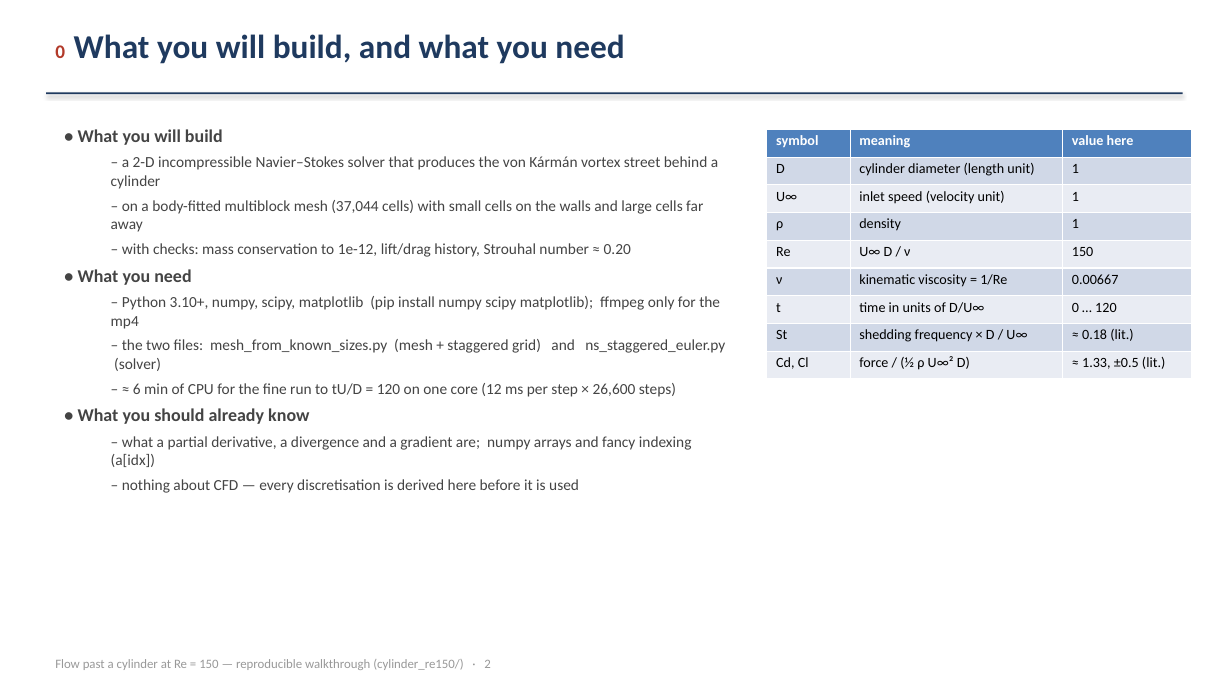
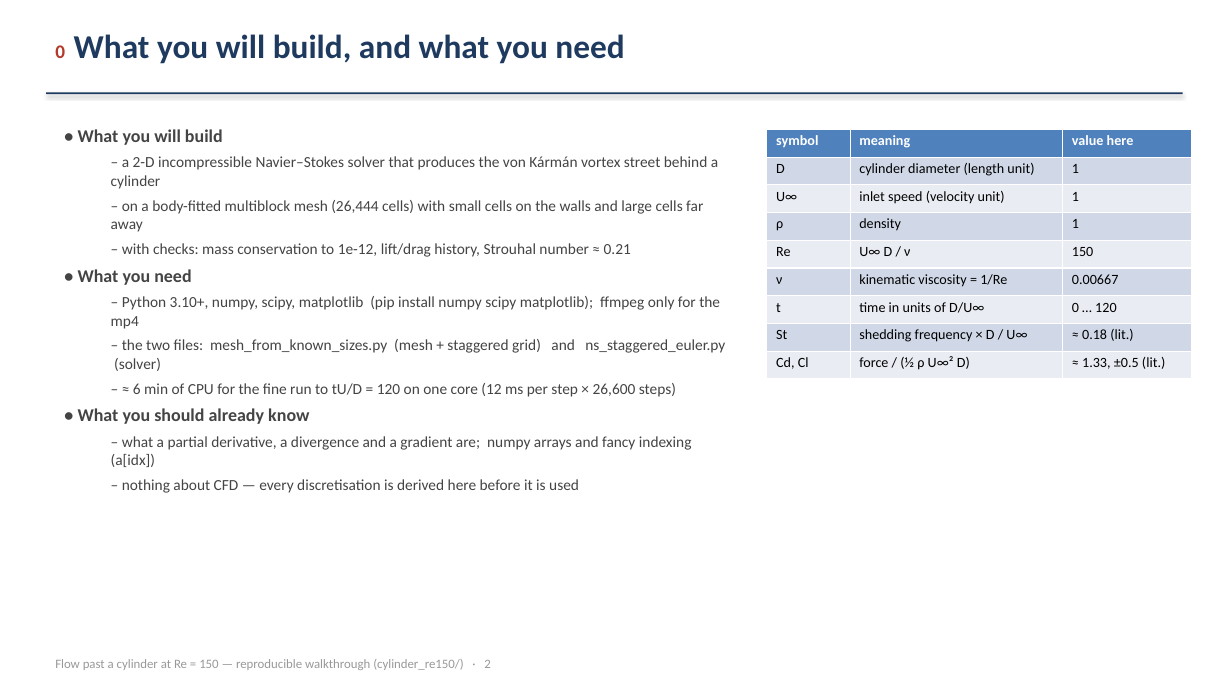
Before and after one commit to ichanwaheng/LES_working, a slide deck: slide 2 of cylinder_re150/demo/ns_staggered_tutorial.pptx. Drawn at 1232x693 pixels with LibreOffice and Linux fonts; fonts in the diff are those of the drawing. Boxes give left, top, right and bottom in pixels: in the first picture for what was removed or moved away, otherwise in the second. Text is boxed around its words. In the diff, an @@ line names an element or a change of style, - is before the commit and + after.

```diff
--- a/cylinder_re150/demo/ns_staggered_tutorial.pptx
+++ b/cylinder_re150/demo/ns_staggered_tutorial.pptx
@@ text at [111, 200, 703, 257]: text changed @@
-  – on a body-fitted multiblock mesh (37,044 cells) with small cells on the walls and large cells far away
-  – with checks: mass conservation to 1e-12, lift/drag history, Strouhal number ≈ 0.20
+  – on a body-fitted multiblock mesh (26,444 cells) with small cells on the walls and large cells far away
+  – with checks: mass conservation to 1e-12, lift/drag history, Strouhal number ≈ 0.21
```
Also in this commit, not shown: 23 other slides changed, 10 other files.
